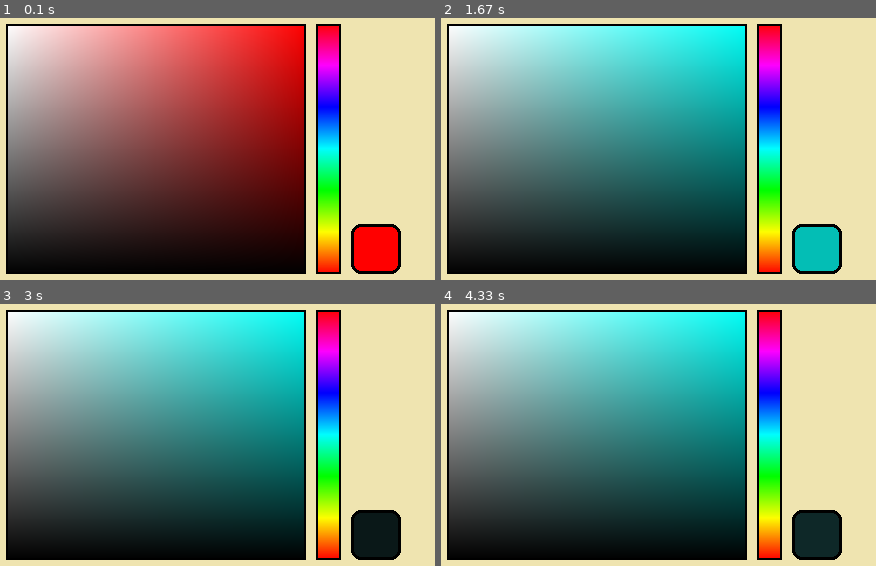
Above: before the commit, frames 1-4 (two rows, left to right).
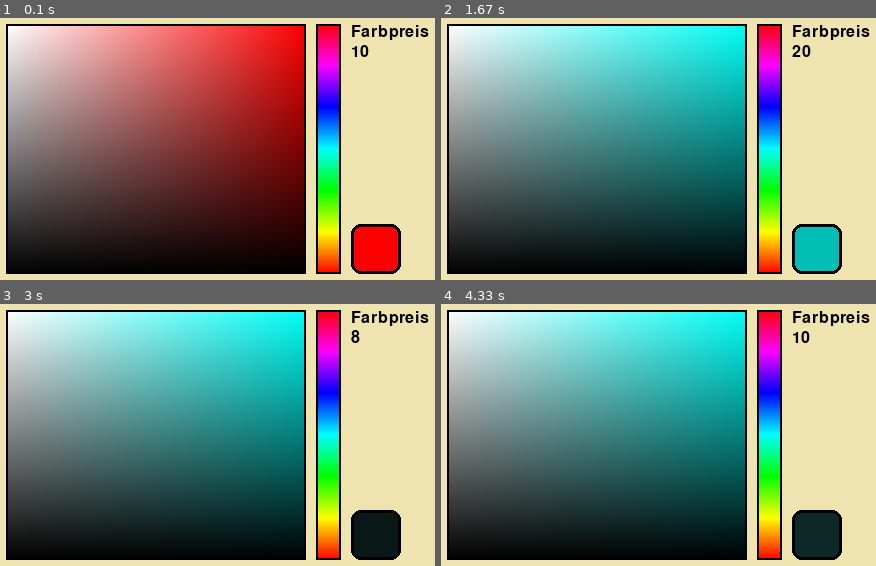
Above: after the commit, the same moments.

Repository: Keksfabrik-glitch/Panzerkiste
Game: pygame game, started from Main.py
Two runs of this game, one before a commit and one after it. Both use one fixed random seed, a clock stepped at 60 frames per second and the inputs below.
Inputs (mouse positions are in pixels of both pictures, inside the frame that each line leads up to):
- Up to frame 1 (0.1 s): no input
- Up to frame 2 (1.67 s): click (597, 149) at 0.38 s; click (767, 149) at 0.72 s; click (832, 141) at 1.05 s; press the mouse at (597, 149) at 1.37 s; move the mouse to (654, 117) at 1.47 s; release the mouse at (710, 86) at 1.6 s
- Up to frame 3 (3 s): press the mouse at (326, 435) at 1.7 s; move the mouse to (195, 440) at 1.8 s; release the mouse at (65, 448) at 1.93 s; press the mouse at (156, 435) at 2.03 s; move the mouse to (139, 450) at 2.13 s; release the mouse at (126, 469) at 2.27 s; press the mouse at (156, 435) at 2.37 s; move the mouse to (134, 440) at 2.47 s; release the mouse at (117, 448) at 2.6 s; press the mouse at (156, 435) at 2.7 s; move the mouse to (139, 484) at 2.8 s; release the mouse at (121, 537) at 2.93 s
- Up to frame 4 (4.33 s): press the mouse at (597, 435) at 3.03 s; move the mouse to (558, 406) at 3.13 s; release the mouse at (519, 374) at 3.27 s; press the mouse at (597, 435) at 3.37 s; move the mouse to (693, 408) at 3.47 s; release the mouse at (793, 382) at 3.6 s; press the mouse at (597, 435) at 3.7 s; move the mouse to (680, 421) at 3.8 s; release the mouse at (762, 411) at 3.93 s; press the mouse at (767, 435) at 4.03 s; move the mouse to (671, 476) at 4.13 s; release the mouse at (571, 518) at 4.27 s

The runs differ from the first frame. In frame 1, 0.5% of the frame differs, in the area x 80-99%, y 2-15%; in frame 2, 0.5%; in frame 3, 0.5%; in frame 4, 0.5%.

Commit message:
Textanzeige

Diff:
--- a/Shop.py
+++ b/Shop.py
@@ -70,7 +70,7 @@
 
     BLAU = (0, 0, 255)
     WEIß = (255, 255, 255)
-
+    SCHWARZ = (0,0,0)
     laeuft = True
     clock = pygame.time.Clock()
 
@@ -90,6 +90,7 @@
     basis = pygame.transform.rotate(basis, 90)
     FarbTonSurface = pygame.transform.smoothscale(basis, FarbTonSliderGröße)
     FarbWahlSurface = pygame.Surface(FarbWahlHSVBereichGröße)
+    Farbpreis = 10
     while laeuft:
         screen.fill(SAND)
         for event in pygame.event.get ():
@@ -112,7 +113,7 @@
                 else:
                     print("ELSE")
                     farbe = (255, 0,0, 0)
-            FarbPreisBerechnen(farbe)
+            Farbpreis = FarbPreisBerechnen(farbe)
         screen.blit(FarbTonSurface, FarbTonSlider_pos)
         pygame.draw.rect(screen, (0, 0, 0), ((FarbTonSlider_pos[0],FarbTonSlider_pos[1]), (FarbTonSliderGröße[0],FarbTonSliderGröße[1])), 2, )
 
@@ -133,6 +134,9 @@
         pygame.draw.rect(screen, (0, 0, 0), (FARBBEREICH_POS, FarbWahlHSVBereichGröße), 2)
         pygame.draw.rect(screen, farbe, farbPreview, border_radius=10)
         pygame.draw.rect(screen, (0,0,0), farbPreview, width=3, border_radius=10)
+
+        screen.blit(font.render("Farbpreis", True, SCHWARZ), (FARBBEREICH_POS[0]+345,FARBBEREICH_POS[1]))
+        screen.blit(font.render(str(Farbpreis), True, SCHWARZ), (FARBBEREICH_POS[0]+345,FARBBEREICH_POS[1]+20))
         pygame.display.flip()
         clock.tick(60)
 
